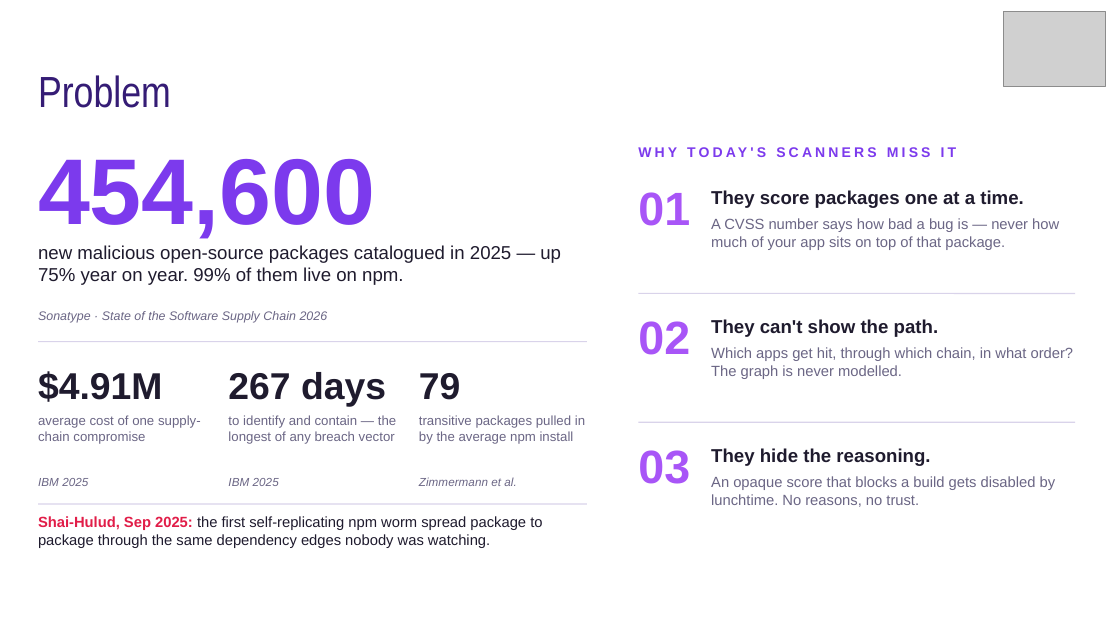
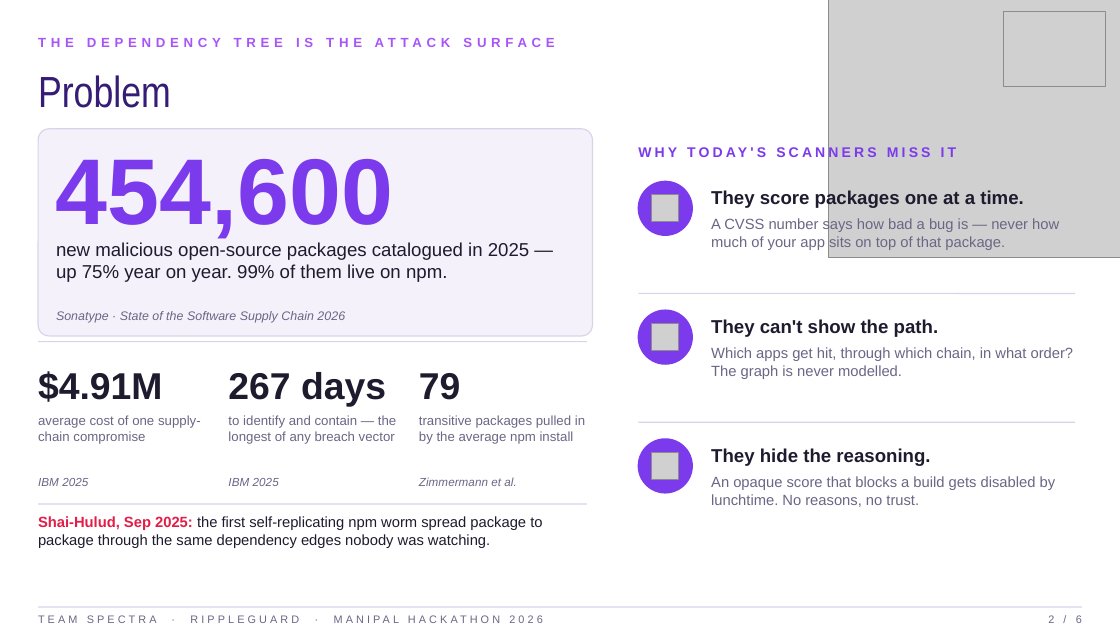
Before and after one commit to Rohit-girish-Belagali/EEEEEE, a slide deck: slide 2 of Spectra_RippleGuard.pptx. Drawn at 1120x630 pixels with LibreOffice and Linux fonts; fonts in the diff are those of the drawing; grey boxes stand for pictures. Boxes give left, top, right and bottom in pixels: in the first picture for what was removed or moved away, otherwise in the second. Text is boxed around its words. In the diff, an @@ line names an element or a change of style, - is before the commit and + after.

```diff
--- a/Spectra_RippleGuard.pptx
+++ b/Spectra_RippleGuard.pptx
@@ picture added at <box>829,0,1120,258</box> @@
@@ text added at <box>38,38,554,47</box>, 8.5 pt, text #A855F7, bold @@
+THE DEPENDENCY TREE IS THE ATTACK SURFACE
@@ rounded rectangle added at <box>38,129,592,336</box>, fill #F4F1FB, outline #D9D3EA 0.75 pt @@
@@ text "454,600": place and size @@
-text "454,600" at <box>38,159,375,239</box>
+text "454,600" at <box>56,159,393,239</box>
@@ text removed at <box>638,192,690,226</box> @@
-01
@@ ellipse added at <box>638,181,692,235</box>, fill #7C3AED, outline #7C3AED 1 pt @@
@@ picture added at <box>652,195,679,222</box> @@
@@ text "new malicious open-source packages catalogued ..." rewrapped from <box>38,245,561,285</box> to <box>56,242,529,282</box> @@
@@ text "Sonatype · State of the ...": place and size @@
-text "Sonatype · State of the ..." at <box>38,311,328,323</box>
+text "Sonatype · State of the ..." at <box>56,311,345,323</box>
@@ text removed at <box>638,321,690,355</box> @@
-02
@@ ellipse added at <box>638,310,692,364</box>, fill #7C3AED, outline #7C3AED 1 pt @@
@@ picture added at <box>652,324,679,351</box> @@
@@ ellipse added at <box>638,439,692,493</box>, fill #7C3AED, outline #7C3AED 1 pt @@
@@ text removed at <box>638,450,690,484</box> @@
-03
@@ picture added at <box>652,452,679,479</box> @@
@@ line added from (38, 607) to (1082, 607), #D9D3EA 0.75 pt @@
@@ text added at <box>38,615,299,623</box>, 7 pt, text #6B6685 @@
+TEAM SPECTRA · RIPPLEGUARD · MANIPAL HACKATHON 2026
@@ text added at <box>1048,615,1082,623</box>, 7 pt, text #6B6685 @@
+2 / 6
```
Also in this commit, not shown: 5 other slides changed, 1 other file.
